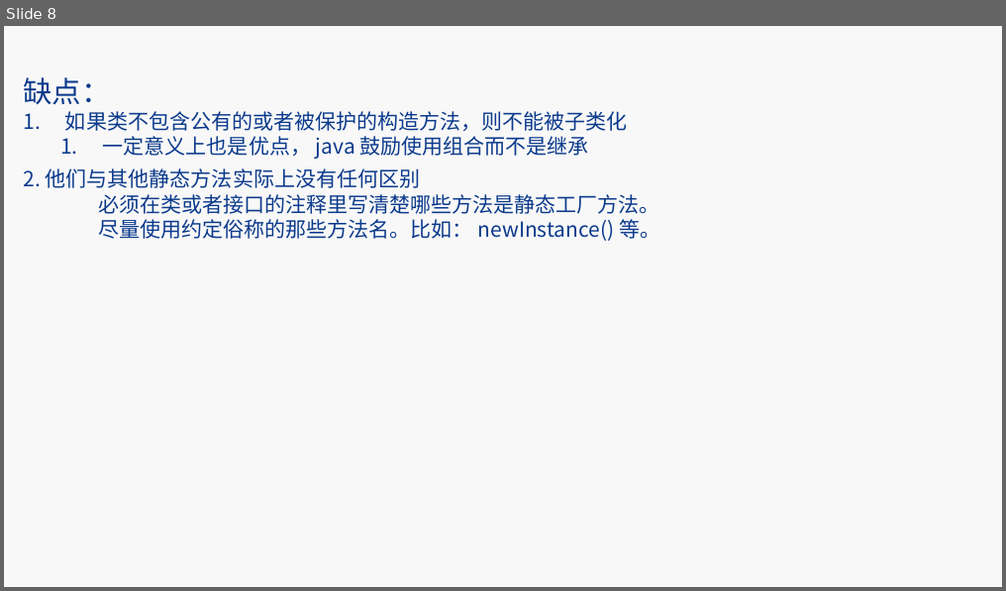
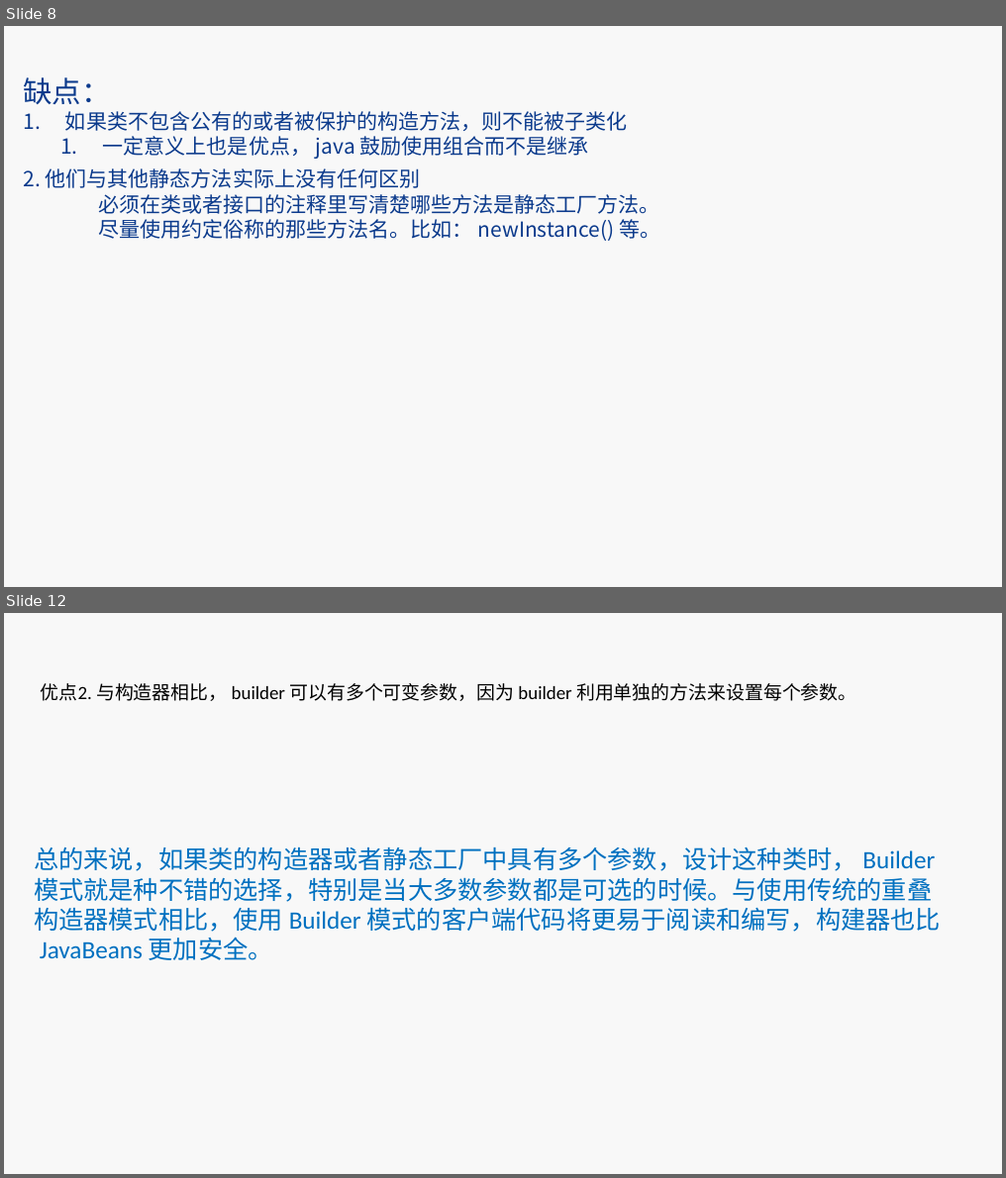
Before and after one commit to kinghaoyu/effectivejava, a slide deck: src/main/resources/ppt/后端技术分享之日常开发中的常用技巧.pptx. Shown one above the other, each under a label of ours: slide 8 before the commit, slides 8 and 12 after it; the slides between them are not shown. The pictures are 1006x591 and 1006x1178 pixels, drawn with LibreOffice and Linux fonts; fonts in the diff are those of the drawing; background and template pictures are left out. Boxes give left, top, right and bottom in pixels: in the first picture for what was removed or moved away, otherwise in the second. Text is boxed around its words. In the diff, an @@ line names an element or a change of style, - is before the commit and + after.

Commit message:
新增构建者模式和 单例模式内容

```diff
--- a/src/main/resources/ppt/后端技术分享之日常开发中的常用技巧.pptx
+++ b/src/main/resources/ppt/后端技术分享之日常开发中的常用技巧.pptx
@@ slide 12 added at bbox=[4, 613, 1002, 1174], background #F8F8F8 @@
@@ text added at bbox=[41, 683, 856, 701], 18 pt, text #000000 @@
+优点2. 与构造器相比， builder 可以有多个可变参数，因为 builder 利用单独的方法来设置每个参数。
@@ text added at bbox=[34, 847, 942, 960], 24 pt, text #0070C0 @@
+总的来说，如果类的构造器或者静态工厂中具有多个参数，设计这种类时， Builder
+模式就是种不错的选择，特别是当大多数参数都是可选的时候。与使用传统的重叠
+构造器模式相比，使用 Builder 模式的客户端代码将更易于阅读和编写，构建器也比
+JavaBeans 更加安全。
```
Also in this commit, not shown: 3 slides changed, 7 other slides added, 3 slides removed, 4 other files.
